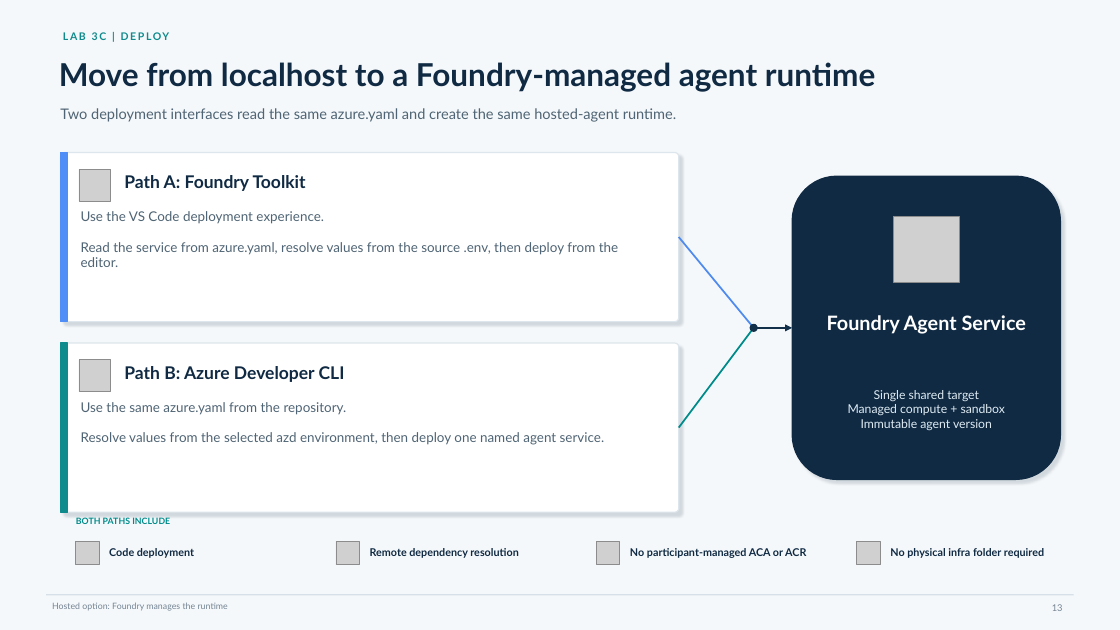
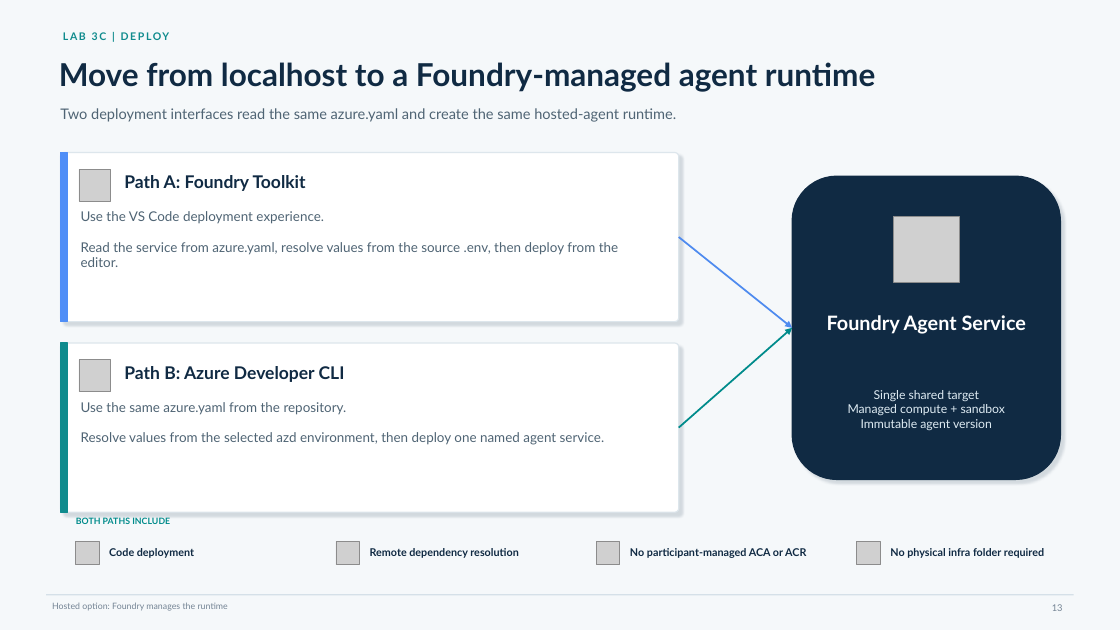
Before and after one commit to yurilausberg/foundry-apim-mcp-workshop, a slide deck: slide 13 of docs/foundry-apim-mcp-workshop.pptx. Drawn at 1120x630 pixels with LibreOffice and Linux fonts; fonts in the diff are those of the drawing; grey boxes stand for pictures. Boxes give left, top, right and bottom in pixels: in the first picture for what was removed or moved away, otherwise in the second. Text is boxed around its words. In the diff, an @@ line names an element or a change of style, - is before the commit and + after.

```diff
--- a/docs/foundry-apim-mcp-workshop.pptx
+++ b/docs/foundry-apim-mcp-workshop.pptx
@@ line moved from (679, 237) - (754, 328) to (679, 237) - (792, 328) @@
@@ line (679, 237) - (792, 328): line to arrow @@
@@ line moved from (679, 428) - (754, 328) to (679, 428) - (792, 328) @@
@@ line (679, 428) - (792, 328): line to arrow @@
@@ ellipse removed at box(749, 323, 758, 332) @@
@@ arrow removed from (754, 328) to (792, 328) @@
```
Also in this commit, not shown: 3 other slides changed.
